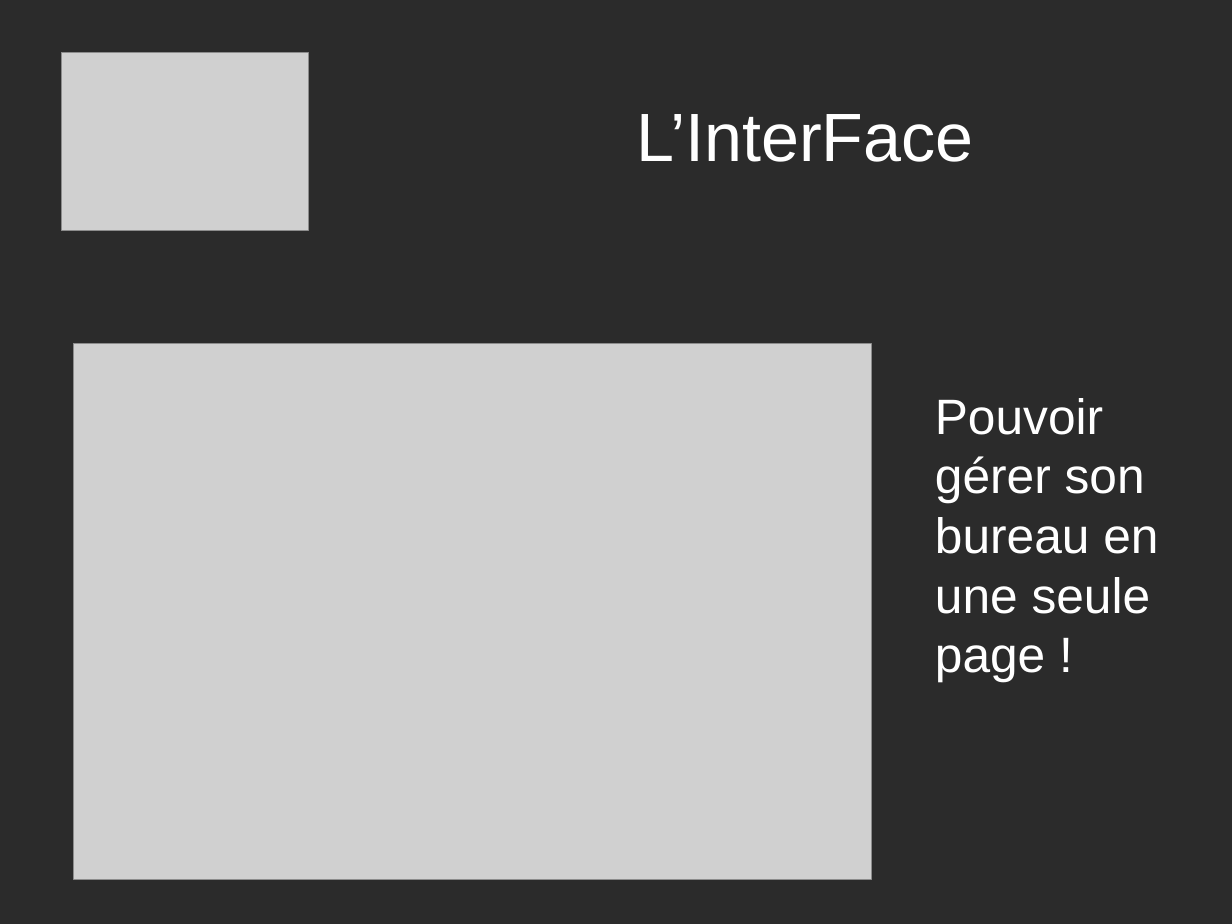
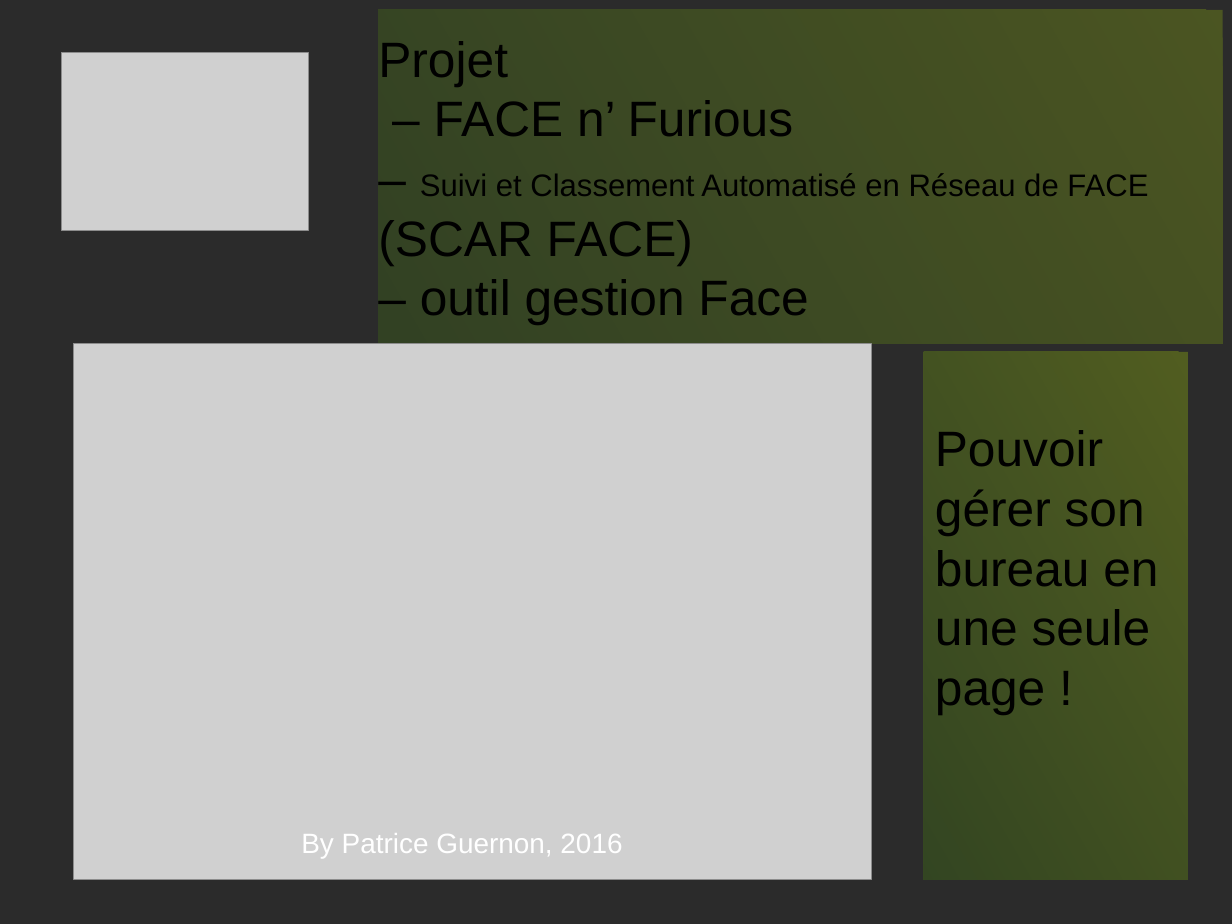
Before and after one commit to PatdeMessac/projets_certif, a slide deck: slide 1 of FACE/Presentation_projet.odp. Drawn at 1232x924 pixels with LibreOffice and Linux fonts; fonts in the diff are those of the drawing; grey boxes stand for pictures; background and template pictures are left out; a plain dark background stands for a picture behind light text. Boxes give left, top, right and bottom in pixels: in the first picture for what was removed or moved away, otherwise in the second. Text is boxed around its words. In the diff, an @@ line names an element or a change of style, - is before the commit and + after.

```diff
--- a/FACE/Presentation_projet.odp
+++ b/FACE/Presentation_projet.odp
@@ title added at <box>379,10,1224,343</box>, fill gradient #CCFF00 to #4E9A06, 32 pt, text #000000 @@
+Projet
+– FACE n’ Furious
+– Suivi et Classement Automatisé en Réseau de FACE (SCAR FACE)
+– outil gestion Face
@@ title removed at <box>636,114,974,162</box> @@
-L’InterFace
@@ rectangle "Pouvoir gérer son bureau en ...": place and size @@
-rectangle "Pouvoir gérer son bureau en ..." at <box>935,398,1158,682</box>
+rectangle "Pouvoir gérer son bureau en ..." at <box>925,352,1188,880</box>
@@ rectangle "Pouvoir gérer son bureau en ..." at <box>925,352,1188,880</box>: text colour #FFFFFF to #000000; fill none to gradient #CCFF00 to #4E9A06 @@
@@ text added at <box>301,833,622,858</box>, 18 pt, text #FFFFFF @@
+By Patrice Guernon, 2016
```
Also in this commit, not shown: 5 other slides changed, 2 other files.
